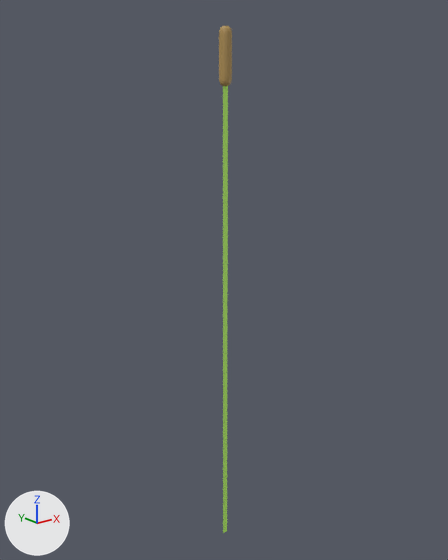
The FBX model My project/Assets/Assets/Environment/reed.fbx, before and after one commit.
Camera for both pictures: a 50 mm lens placed at (-45.7, -56.9, 51.2), pointed at (-1.4, -1.5, 29.0). Lighting does not change. The marker at lower left points along +X, +Y and +Z. The older version comes first.

Objects in the first picture: 'reed'.
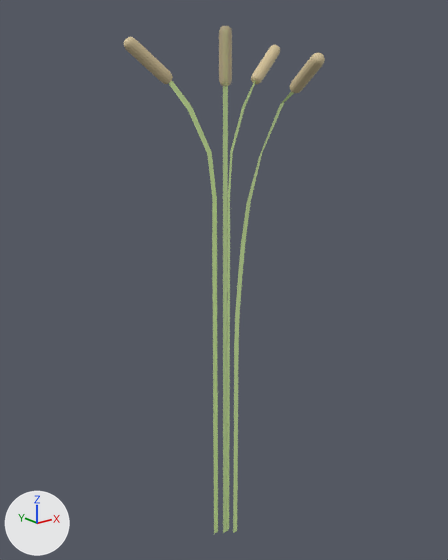
What the commit changed:
Picture 'reed_texture.png' (img_reed_texture_png) is now built by load_image('reed_texture.png', '../Textures/reed_texture.png', 1024, 1024, 'Non-Color') instead of load_image('reed_texture.png', '../Textures/reed_texture.png', 1024, 1024, 'sRGB').
Mesh me_plane_006 is new.
It has 256 vertices, 238 faces and spans x 0.3..10.6, y -0.1..3.4, z -8.8..56.0.
It uses material mat_material (picture img_reed_texture_png).
Mesh me_plane_004 is new.
It has 256 vertices, 238 faces and spans x 0.8..5.1, y -11.9..-0.8, z -8.8..54.3.
It uses material mat_material (picture img_reed_texture_png).
Mesh me_plane_005 is new.
It has 256 vertices, 238 faces and spans x -11.3..-0.7, y 0.7..3.1, z -8.8..56.0.
It uses material mat_material (picture img_reed_texture_png).
Object 'reed.003' (ob_reed_003) is new; it shows me_plane_006.
Its location is (0.0, 0.0, 0.0).
Object 'reed.001' (ob_reed_001) is new; it shows me_plane_004.
Its location is (0.0, 0.0, 0.0).
Object 'reed.002' (ob_reed_002) is new; it shows me_plane_005.
Its location is (0.0, 0.0, 0.0).

Where the change shows, as pixel boxes (x1, y1, x2, y2) in the pictures (448 x 560 px):
'reed.002', added: after (124, 37, 218, 534)
'reed', surface changed: (219, 26, 232, 533) in both
'reed.001', added: after (233, 53, 325, 533)
'reed.003', added: after (227, 45, 280, 531)
